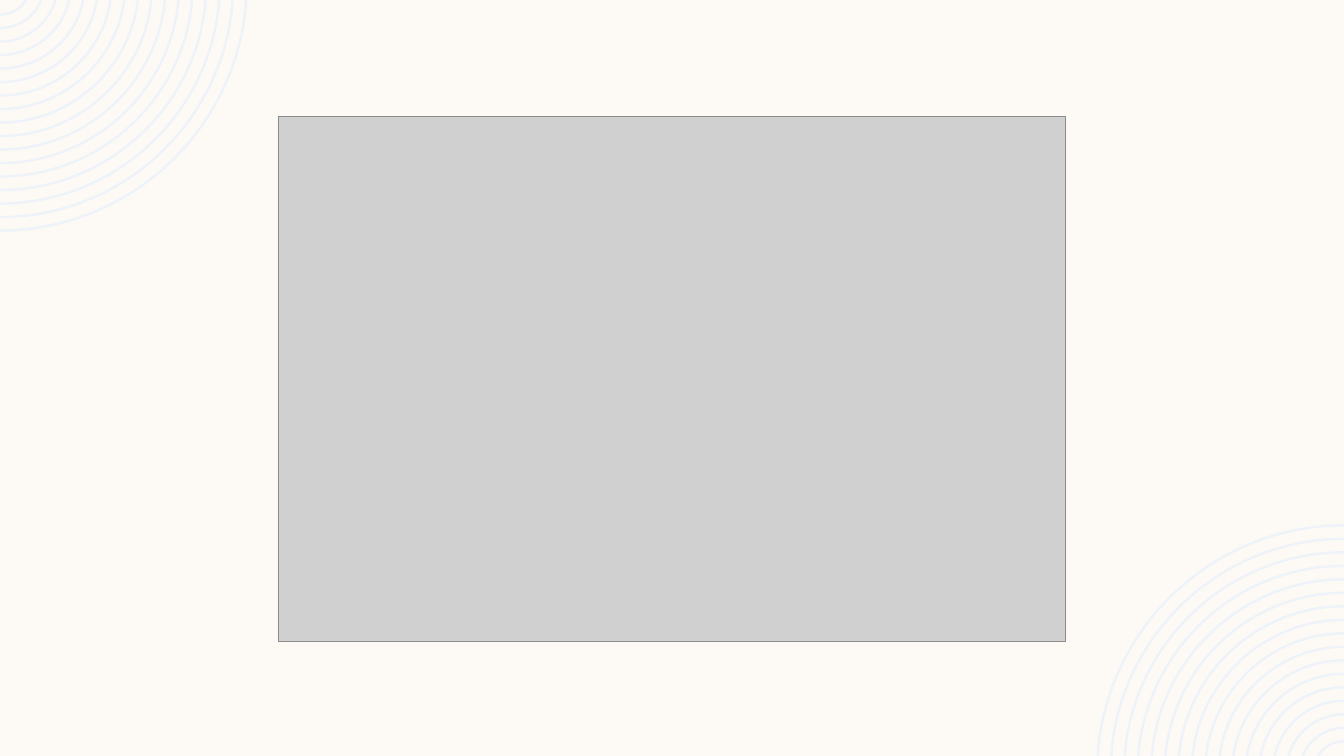
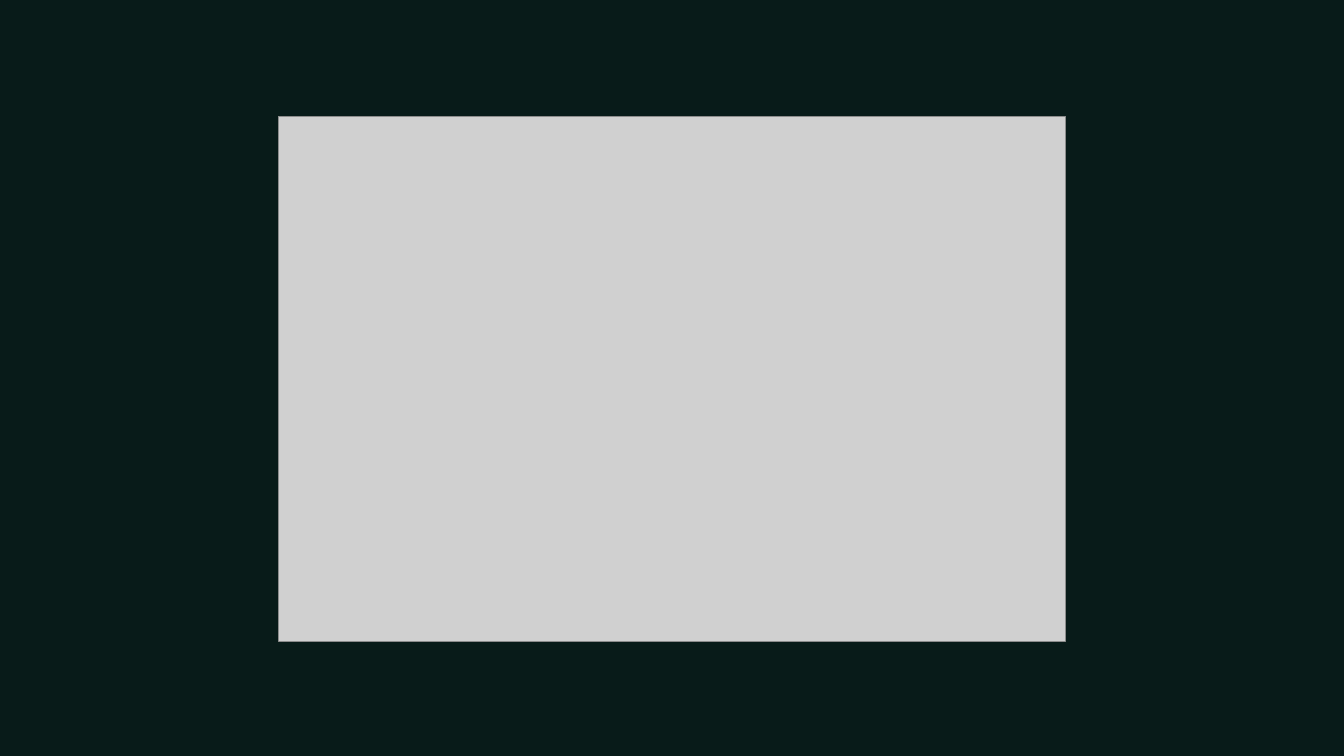
Before and after one commit to umarrasool15/Research2SlidesWebApp, a slide deck: slide 4 of src/main/resources/content/output/A Survey of South American Lizards Biodiversity and Ecological.pptx. Drawn at 1344x756 pixels with LibreOffice and Linux fonts; fonts in the diff are those of the drawing; grey boxes stand for pictures. Boxes give left, top, right and bottom in pixels: in the first picture for what was removed or moved away, otherwise in the second. Text is boxed around its words. In the diff, an @@ line names an element or a change of style, - is before the commit and + after.

```diff
--- a/src/main/resources/content/output/A Survey of South American Lizards Biodiversity and Ecological.pptx
+++ b/src/main/resources/content/output/A Survey of South American Lizards Biodiversity and Ecological.pptx
@@ background #FDFAF6 to #081B19 @@
@@ freeform shape removed at (0,0,247,232) @@
@@ freeform shape removed at (1097,524,1344,756) @@
```
Also in this commit, not shown: 8 other slides changed, 9 other files.
